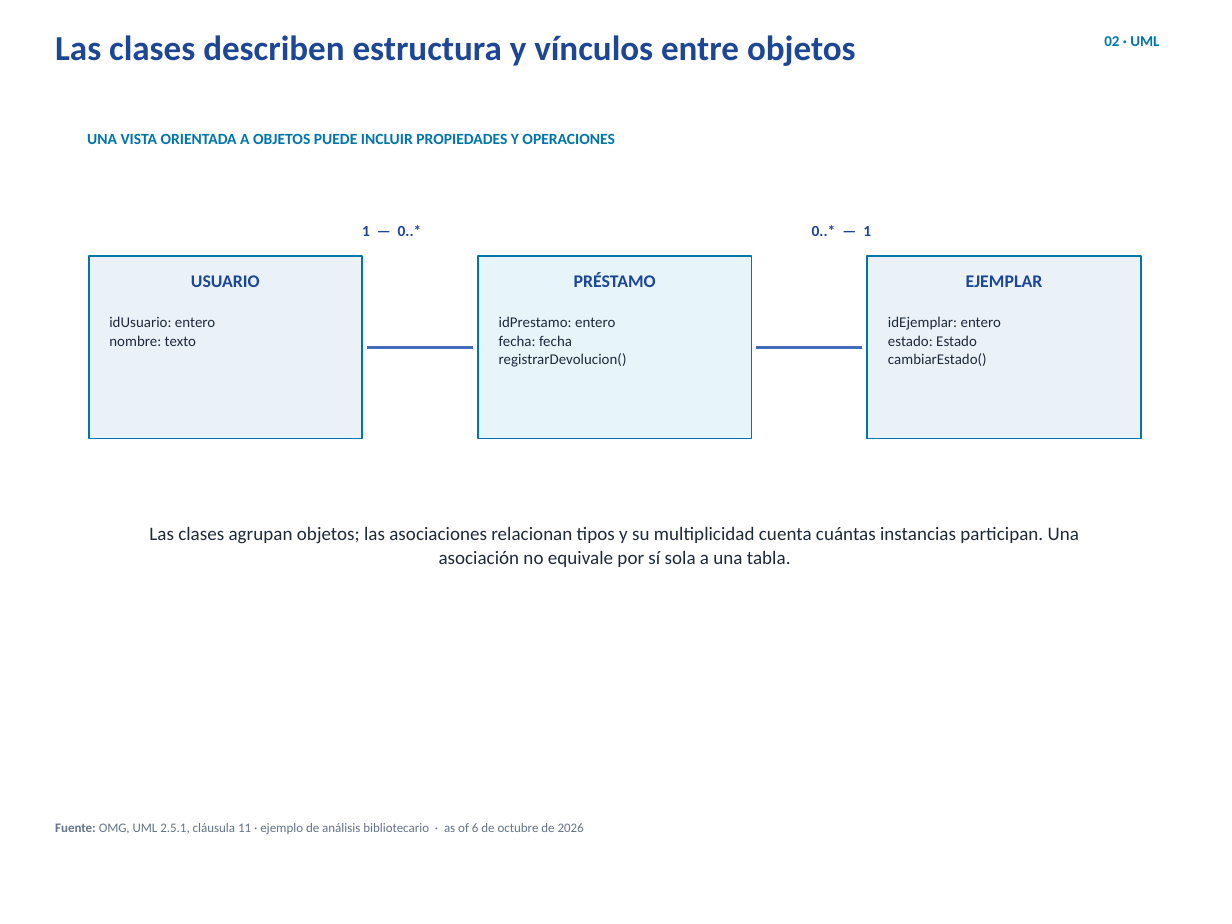
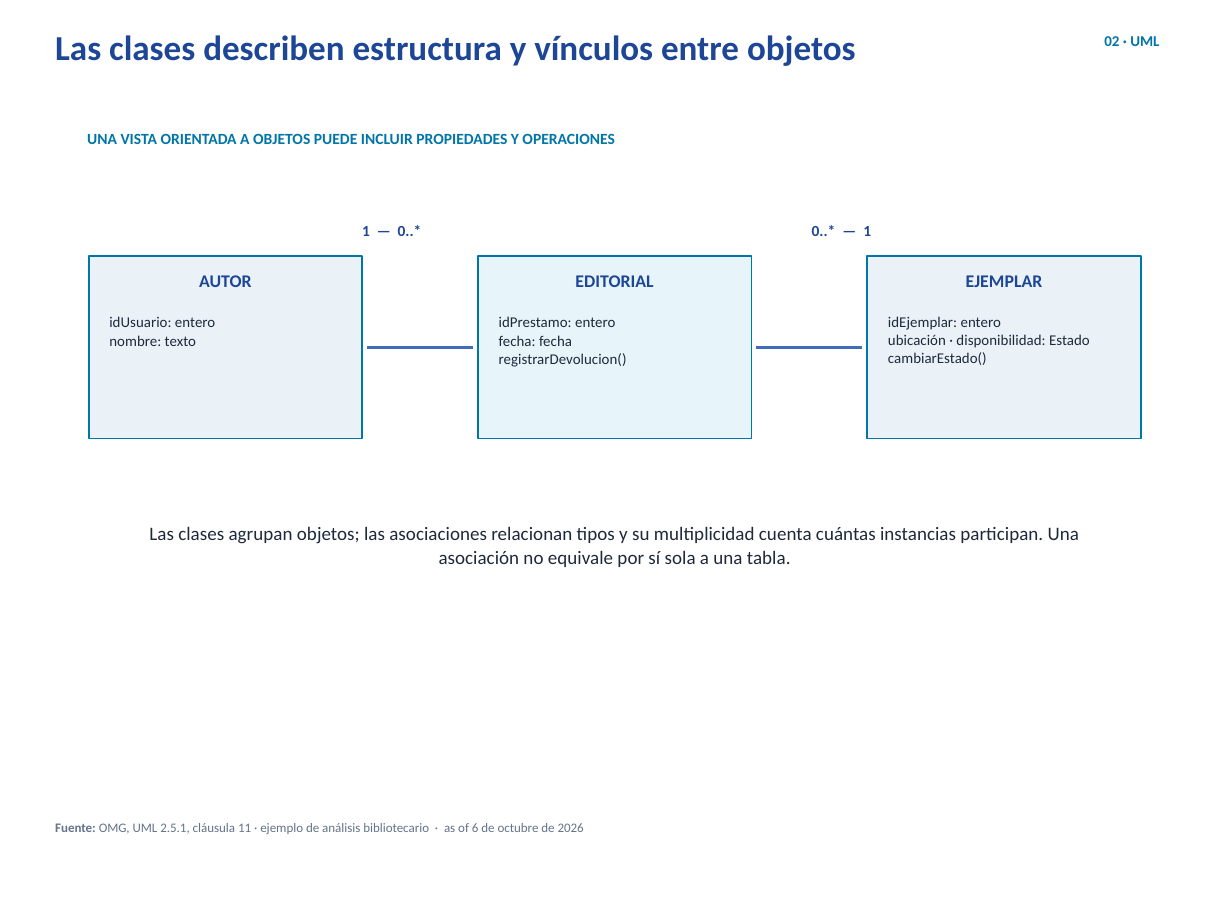
Before and after one commit to erickbravob/sistemas-informacion-i, a slide deck: slide 3 of materiales/actividad-1/tema-04-modelo-datos-v4.pptx. Drawn at 1232x924 pixels with LibreOffice and Linux fonts; fonts in the diff are those of the drawing; background and template pictures are left out. Boxes give left, top, right and bottom in pixels: in the first picture for what was removed or moved away, otherwise in the second. Text is boxed around its words. In the diff, an @@ line names an element or a change of style, - is before the commit and + after.

```diff
--- a/materiales/actividad-1/tema-04-modelo-datos-v4.pptx
+++ b/materiales/actividad-1/tema-04-modelo-datos-v4.pptx
@@ text at [199,275,252,287]: text changed @@
-USUARIO
+AUTOR
@@ text at [575,275,653,287]: text changed @@
-PRÉSTAMO
+EDITORIAL
@@ text at [888,316,1090,365]: text changed @@
-idEjemplar: entero
-estado: Estado
-cambiarEstado()
+idEjemplar: entero
+ubicación · disponibilidad: Estado
+cambiarEstado()
```
Also in this commit, not shown: 5 other slides changed, 20 other files.
